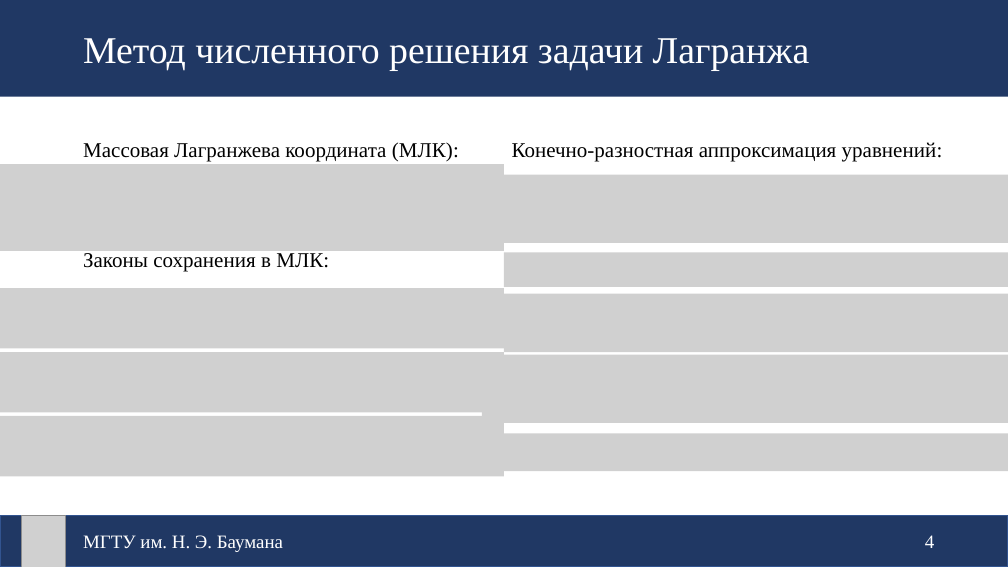
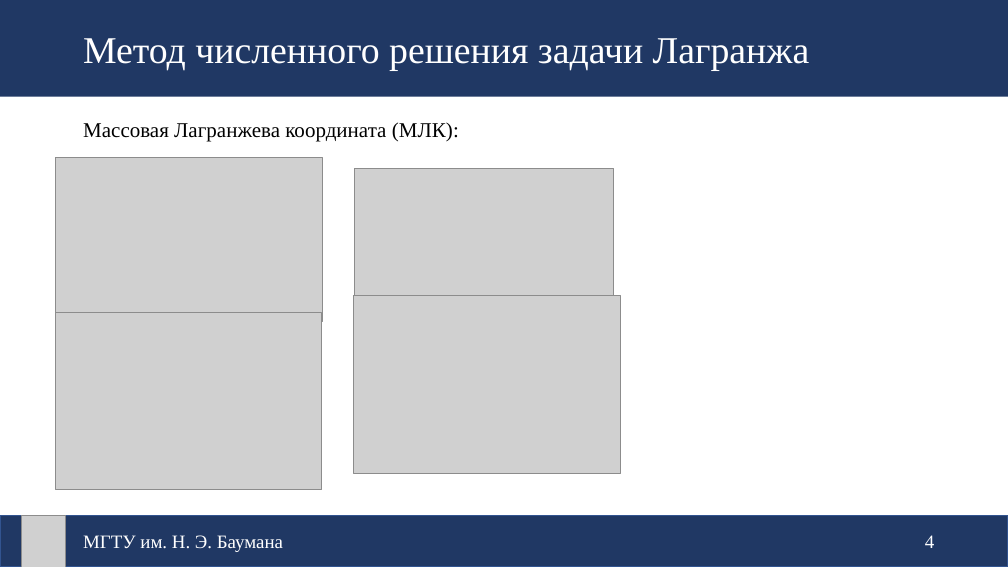
Before and after one commit to FlameDanita/CW_ProdTech, a slide deck: slide 5 of Защита_Широкопетлев.pptx (slide 4 before the commit). Drawn at 1008x567 pixels with LibreOffice and Linux fonts; fonts in the diff are those of the drawing; grey boxes stand for pictures. Boxes give left, top, right and bottom in pixels: in the first picture for what was removed or moved away, otherwise in the second. Text is boxed around its words. In the diff, an @@ line names an element or a change of style, - is before the commit and + after.

```diff
--- a/Защита_Широкопетлев.pptx
+++ b/Защита_Широкопетлев.pptx
@@ subtitle "Массовая Лагранжева координата (МЛК):" moved from (x1=83, y1=142, x2=459, y2=162) to (x1=83, y1=122, x2=459, y2=141) @@
@@ text removed at (x1=512, y1=142, x2=943, y2=162) @@
-Конечно-разностная аппроксимация уравнений:
@@ picture removed at (x1=0, y1=164, x2=504, y2=251) @@
@@ picture added at (x1=56, y1=158, x2=323, y2=322) @@
@@ picture added at (x1=355, y1=169, x2=614, y2=332) @@
@@ picture removed at (x1=504, y1=175, x2=1008, y2=243) @@
@@ text removed at (x1=83, y1=253, x2=329, y2=272) @@
-Законы сохранения в МЛК:
@@ picture removed at (x1=504, y1=253, x2=1008, y2=287) @@
@@ picture removed at (x1=0, y1=288, x2=504, y2=349) @@
@@ picture added at (x1=354, y1=296, x2=620, y2=473) @@
@@ picture removed at (x1=504, y1=294, x2=1008, y2=352) @@
@@ picture added at (x1=56, y1=312, x2=322, y2=490) @@
@@ picture removed at (x1=0, y1=352, x2=504, y2=413) @@
@@ picture removed at (x1=482, y1=355, x2=1008, y2=423) @@
@@ picture removed at (x1=0, y1=416, x2=504, y2=476) @@
@@ picture removed at (x1=504, y1=433, x2=1008, y2=471) @@
```
Also in this commit, not shown: 1 other slide changed, 1 slide added, 1 slide removed, 14 other files.
